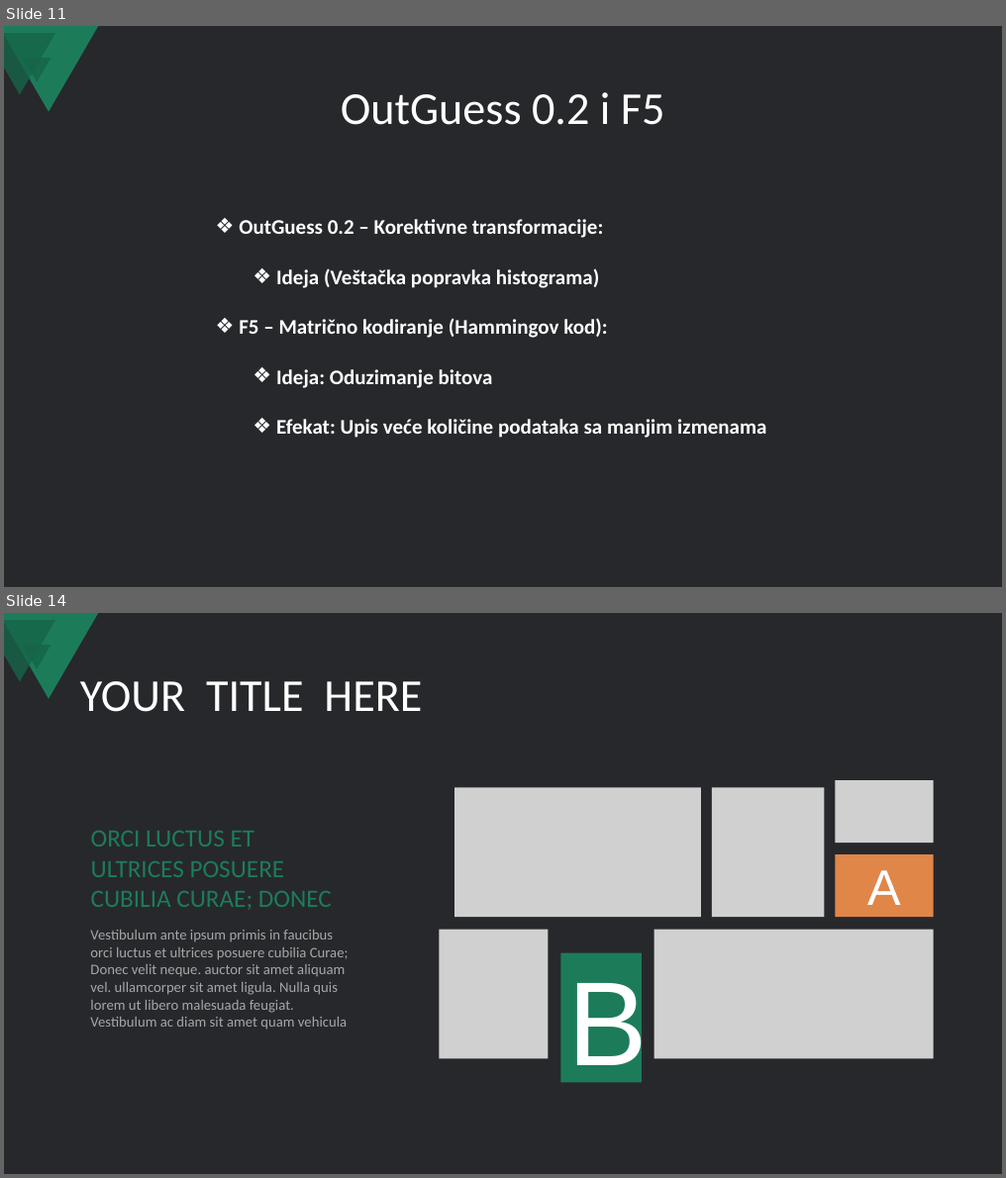
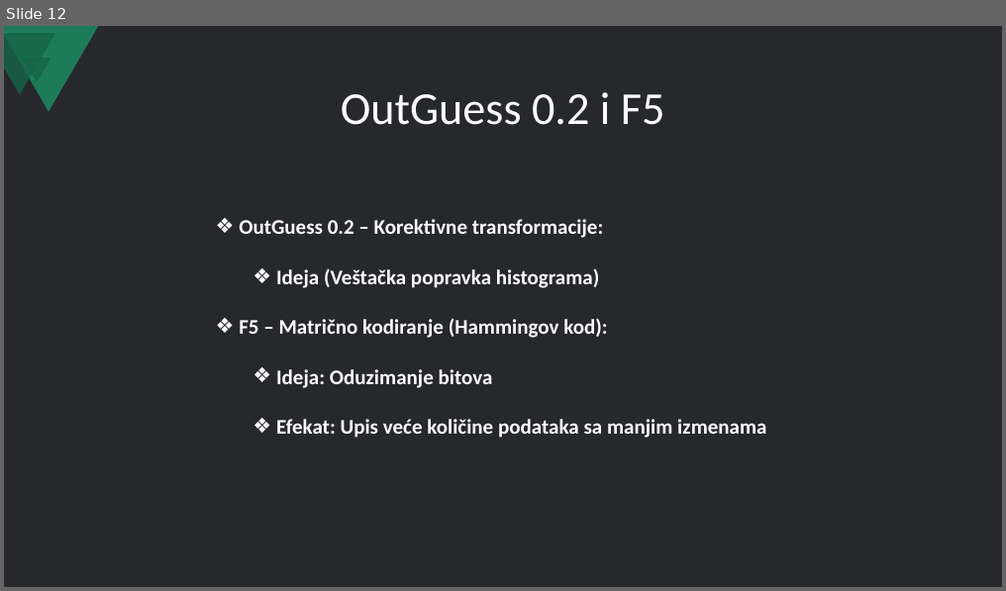
Before and after one commit to nikolasa004/Cybersecurity-Project, a slide deck: Steganography/Steganografija i LSB skrivanje poruka u slikama.pptx. Shown one above the other, each under a label of ours: slides 11 and 14 before the commit, slide 12 after it; the slides between them are not shown. The pictures are 1006x1178 and 1006x591 pixels, drawn with LibreOffice and Linux fonts; fonts in the diff are those of the drawing; grey boxes stand for pictures. Boxes give left, top, right and bottom in pixels: in the first picture for what was removed or moved away, otherwise in the second. Text is boxed around its words. In the diff, an @@ line names an element or a change of style, - is before the commit and + after.

```diff
--- a/Steganography/Steganografija i LSB skrivanje poruka u slikama.pptx
+++ b/Steganography/Steganografija i LSB skrivanje poruka u slikama.pptx
@@ slide 14 removed at (4,613,1002,1174), background #27282C; not listed: 3 template elements that a slide beside it also shows @@
@@ title removed at (80,681,422,712) @@
-YOUR TITLE HERE
@@ picture removed at (454,787,701,917) @@
@@ picture removed at (712,787,825,917) @@
@@ picture removed at (835,780,933,843) @@
@@ text removed at (91,831,332,910) @@
-ORCI LUCTUS ET ULTRICES POSUERE CUBILIA CURAE; DONEC
@@ rectangle removed at (835,855,933,917) @@
-A
@@ text removed at (90,930,349,1030) @@
-Vestibulum ante ipsum primis in faucibus orci luctus et ultrices posuere cubilia Curae; Donec velit neque. auctor sit amet aliquam vel. ullamcorper sit amet ligula. Nulla quis lorem ut libero malesuada feugiat. Vestibulum ac diam sit amet quam vehicula
@@ picture removed at (439,930,548,1059) @@
@@ picture removed at (654,930,934,1059) @@
@@ rectangle removed at (561,954,642,1083) @@
-B
@@ what was slide 11 is now slide 12 @@
```
Also in this commit, not shown: 2 slides changed, 1 slide added, 13 other slides removed.
